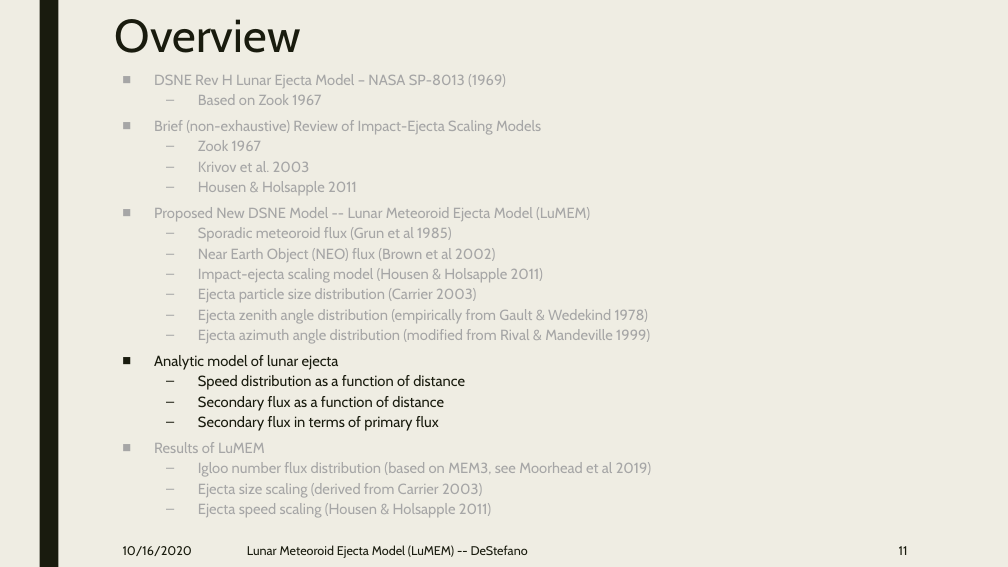
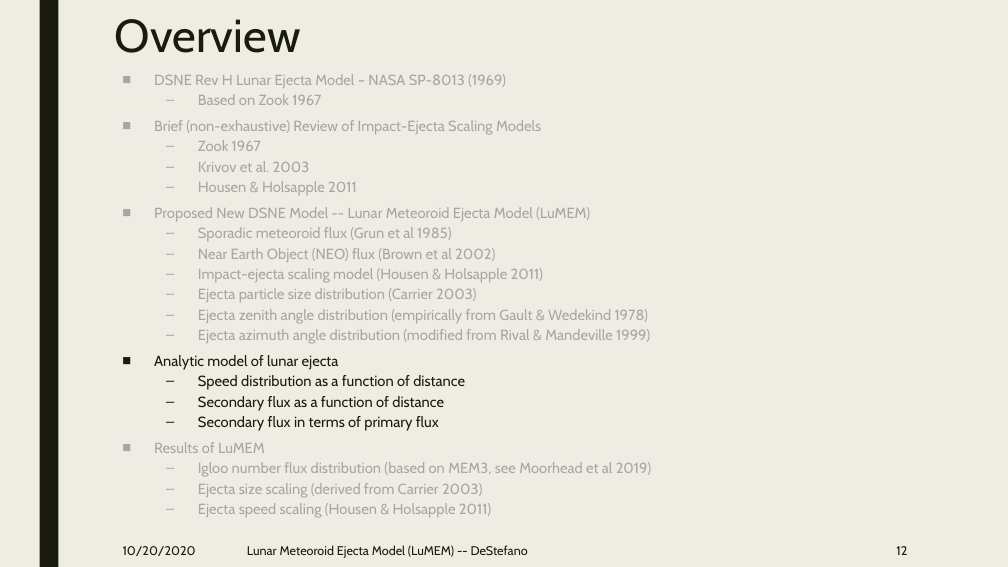
Before and after one commit to pmbremner/LunarEjecta, a slide deck: slide 12 of Presentation/Lunar_Secondary_Ejecta_Model.pptx (slide 11 before the commit). Drawn at 1008x567 pixels with LibreOffice and Linux fonts; fonts in the diff are those of the drawing. Boxes give left, top, right and bottom in pixels: in the first picture for what was removed or moved away, otherwise in the second. Text is boxed around its words. In the diff, an @@ line names an element or a change of style, - is before the commit and + after.

```diff
--- a/Presentation/Lunar_Secondary_Ejecta_Model.pptx
+++ b/Presentation/Lunar_Secondary_Ejecta_Model.pptx
@@ text at (123, 546, 196, 556): text changed @@
-10/16/2020
+10/20/2020
@@ page number at (896, 546, 907, 555): text changed @@
-11
+12
```
Also in this commit, not shown: 11 other slides changed, 1 slide added.
